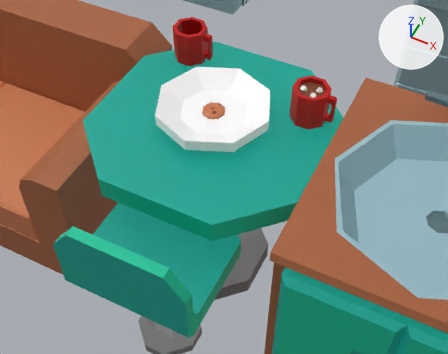
Before and after pictures for a commit that changed the Blender file Assets/Blender/Office Game Props.blend.
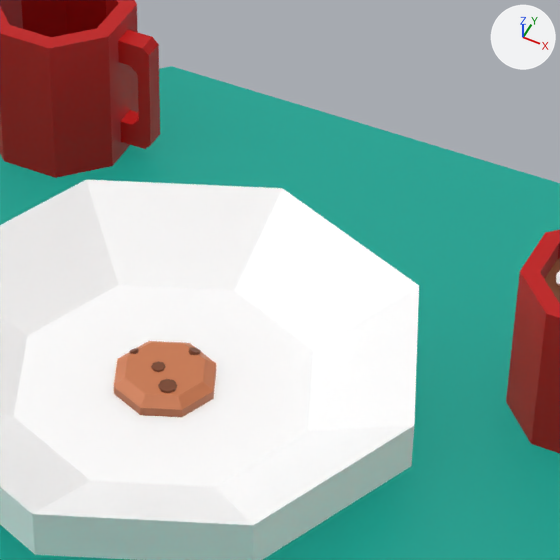
Old and new are each drawn from a 50 mm camera at (-5.183, 1.556, 5.628) aimed at (-6.713, 4.617, 1.802) and again close up on the part from 40% to 67% of the width and 8% to 43% of the height. The axes (+X, +Y, +Z) are drawn at upper right. The lights are the same throughout.

The first close-up shows 'BR_Bowl', 'BR_Cookie', 'BR_Mug_Empty', 'BR_Mug_Full', 'Breakroom_Table'.
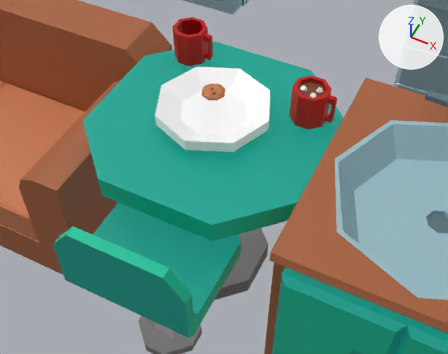
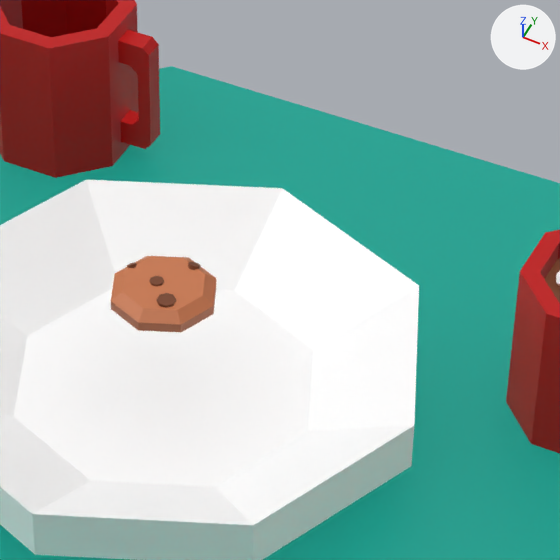
Diff of the bpy script that builds the scene:
```diff
--- a/Assets/Blender/Office Game Props.blend.py
+++ b/Assets/Blender/Office Game Props.blend.py
@@ ob_br_cookie @@
 ob_br_cookie = bpy.data.objects.new('BR_Cookie', me_circle)
-ob_br_cookie.location = (-7.0, 5.0, 2.1)
+ob_br_cookie.location = (-7.0, 5.0, 2.305)
 ob_br_cookie.visible_shadow = False
```

Boxes [x1, y1, x2, y2] around the edits, measured in the close-ups (560 x 560 px):
'BR_Cookie', moved: before [114, 341, 216, 417]; after [111, 256, 216, 332]
